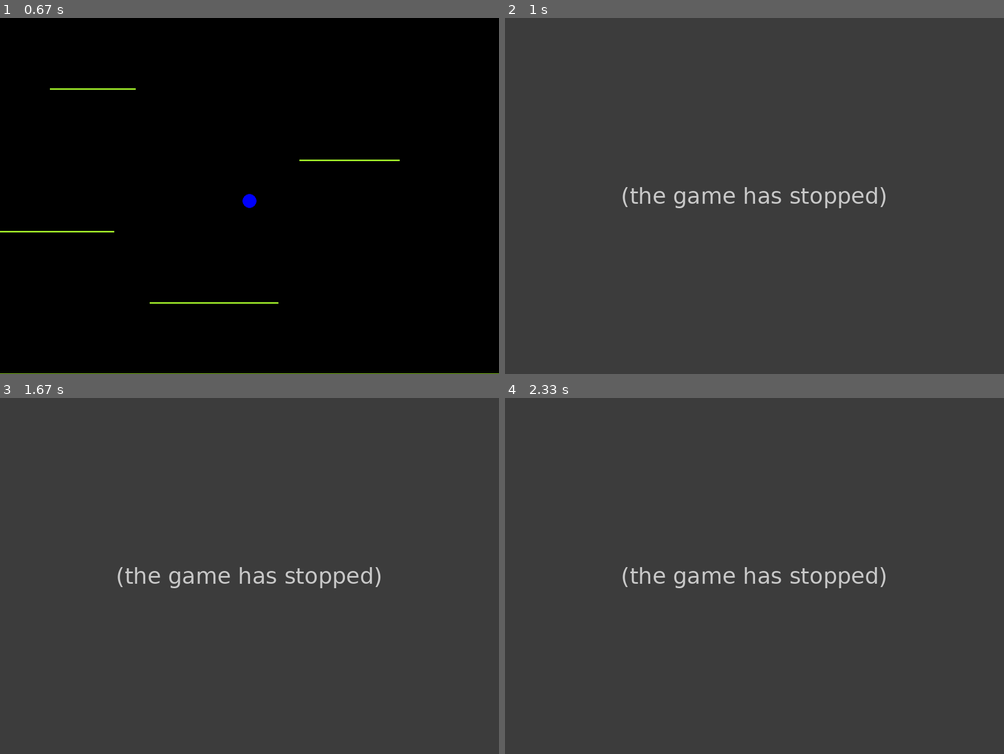
Above: before the commit, frames 1-4 (two rows, left to right).
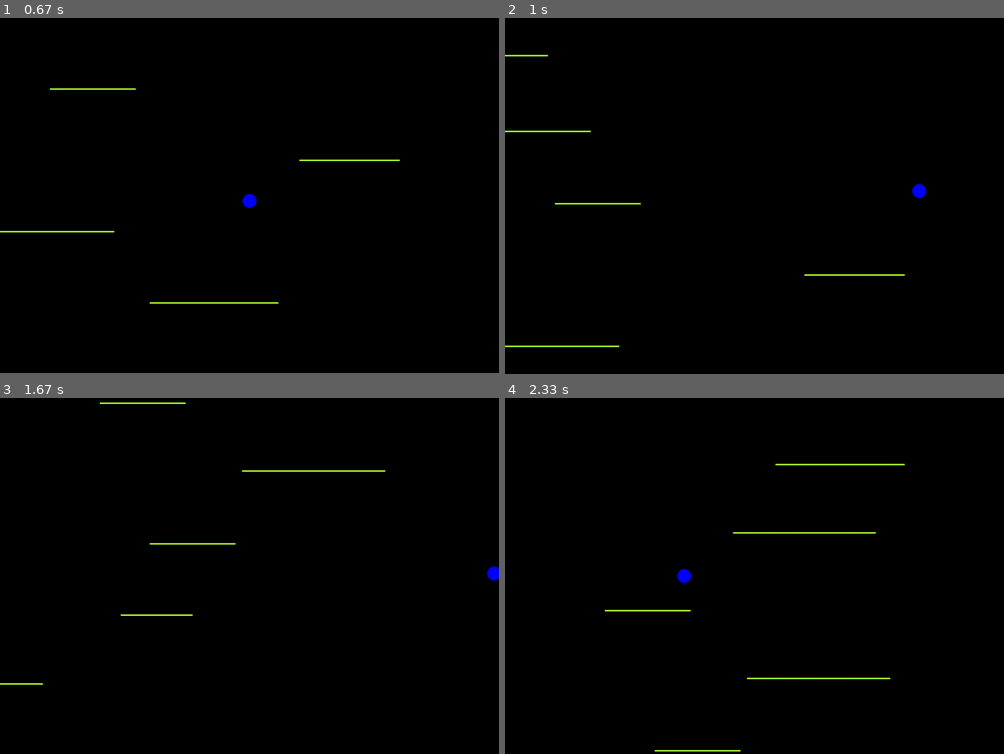
Above: after the commit, the same moments.

Repository: ohadch/pygame-icy-tower
Game: pygame game, started from main.py
The game is run twice, just before and just after one commit, with the same random seed, the same clock (stepped at 60 frames per second) and the same inputs.
Inputs:
- Up to frame 1 (0.67 s): tap Space at 0.33 s
- Up to frame 2 (1 s): hold Right from 0.67 s (still down); tap Space at 0.73 s
- Up to frame 3 (1.67 s): tap Space at 1.03, 1.23, 1.53 s; release Right at 1.13 s; hold Right 1.17-1.63 s
- Up to frame 4 (2.33 s): hold Left 1.67-2.2 s; tap Space at 1.73, 2.03, 2.3 s; hold Left from 2.23 s (still down)

Frame 1 is identical in both runs. In frame 2, 100% of the frame differs, in the area x 0-100%, y 0-100%; in frame 3, 100%; in frame 4, 100%.
Error before the commit: AttributeError: 'AirTrack' object has no attribute 'env' (main.py line 268); the game stopped at 0.7 s (later frames are placeholders)

Commit message:
Always keeps player in the middle of the screen

Diff:
--- a/main.py
+++ b/main.py
@@ -4,13 +4,14 @@
 
 
 TODO:
-[] Always keep player at the middle of the screen
 [] Control jump height by x axis speed / combo
 [] Show HUD
 [] As game advances, accelerate scrolling rate
 [] Combos
 
+[V] Always keep player at the middle of the screen
 """
+
 
 import pygame
 import random
@@ -105,6 +106,14 @@
         if self.is_scrolling:
             self.scroll()
 
+    def keep_player_at_the_middle(self):
+        if self.is_scrolling:
+            if self.air_track.player.position.y_m < self.env.height_m / 2:
+                deviation_m = self.env.height_m / 2 - self.air_track.player.position.y_m
+                self.air_track.player.position.y_m += deviation_m
+                for step in self.air_track.steps:
+                    step.center_m.y_m += deviation_m
+
     def scroll(self):
         """
         Scrolls the screen by lowering the position of all the object by the specified rate.
@@ -122,6 +131,7 @@
             self.session.dt_s = float(self.clock.tick(self.frame_rate_limit) * 1e-3)  # Get the delta t for one frame rate (this changes depending on system load)
             self.get_user_input()              # Gets any user input
             self.control_screen_scrolling()    # Controlling the screen's scrolling rate
+            self.keep_player_at_the_middle()
             self.air_track.player.update()     # Updates the player's position
             self.air_track.update_steps()      # Deleting steps that are lower than the floor, and generating new steps
             self.draw_objects()                # Drawing the player and the steps
@@ -238,9 +248,10 @@
                 self.steps.remove(step)
                 del step
         if len(self.steps) < self.steps_num:
-            s = Step(self)
+            s = Step(self.window)
             s.center_m.y_m = 0
             self.steps.append(s)
+
 
 # ==================
 # Object Classes
